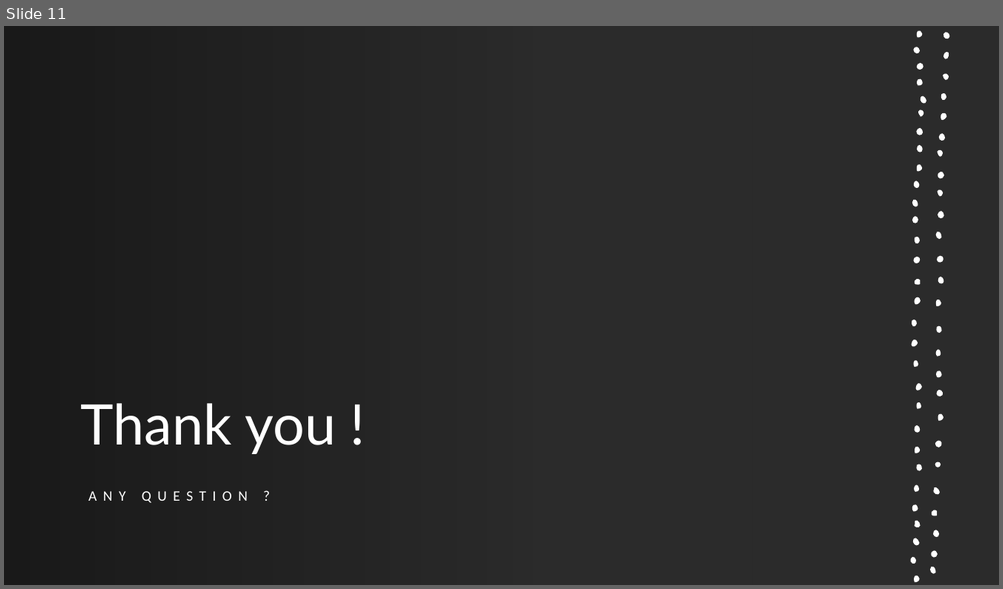
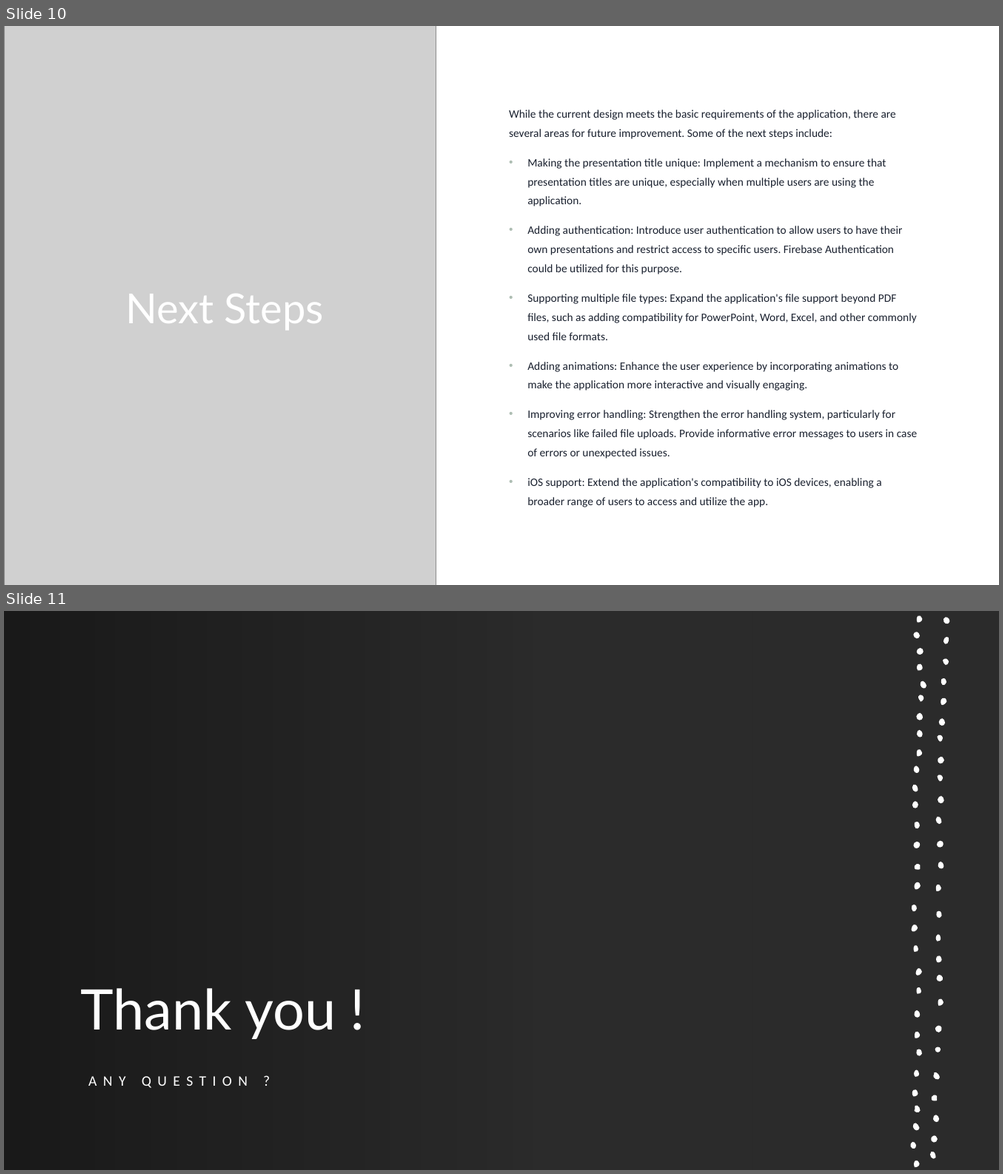
Before and after one commit to fabian-kho/zoom_lite, a slide deck: docs/Präsentation.pptx. Shown one above the other, each under a label of ours: slide 11 before the commit, slides 10 and 11 after it. The pictures are 1003x589 and 1003x1174 pixels, drawn with LibreOffice and Linux fonts; fonts in the diff are those of the drawing; grey boxes stand for pictures; background and template pictures are left out; a plain dark background stands for a picture behind light text. Boxes give left, top, right and bottom in pixels: in the first picture for what was removed or moved away, otherwise in the second. Text is boxed around its words. In the diff, an @@ line names an element or a change of style, - is before the commit and + after.

```diff
--- a/docs/Präsentation.pptx
+++ b/docs/Präsentation.pptx
@@ slide 10 added at (4,26,999,585), background #FFFFFF @@
@@ rectangle added at (4,26,999,585), fill #FFFFFF @@
@@ picture added at (4,26,436,585) @@
@@ rectangle added at (5,26,436,585), fill #1A212F @@
@@ freeform shape added at (914,27,922,38), fill #D5DED8 @@
@@ text added at (509,110,916,508), 11 pt, text #1A212F @@
+While the current design meets the basic requirements of the application, there are several areas for future improvement. Some of the next steps include:
+• Making the presentation title unique: Implement a mechanism to ensure that presentation titles are unique, especially when multiple users are using the application.
+• Adding authentication: Introduce user authentication to allow users to have their own presentations and restrict access to specific users. Firebase Authentication could be utilized for this purpose.
+• Supporting multiple file types: Expand the application's file support beyond PDF files, such as adding compatibility for PowerPoint, Word, Excel, and other commonly used file formats.
+• Adding animations: Enhance the user experience by incorporating animations to make the application more interactive and visually engaging.
+• Improving error handling: Strengthen the error handling system, particularly for scenarios like failed file uploads. Provide informative error messages to users in case of errors or unexpected issues.
+• iOS support: Extend the application's compatibility to iOS devices, enabling a broader range of users to access and utilize the app.
@@ title added at (125,294,323,330), 40 pt, text #FFFFFF @@
+Next Steps
```
Also in this commit, not shown: 6 slides changed, 1 other slide added, 2 slides removed.
